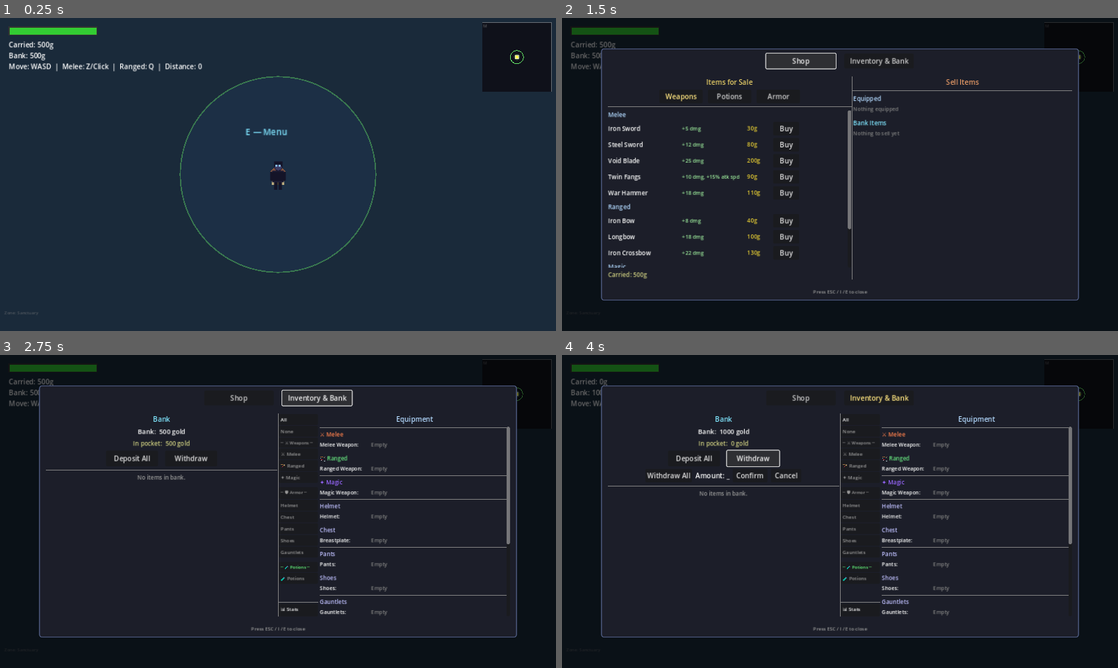
Above: before the commit, frames 1-4 (two rows, left to right).
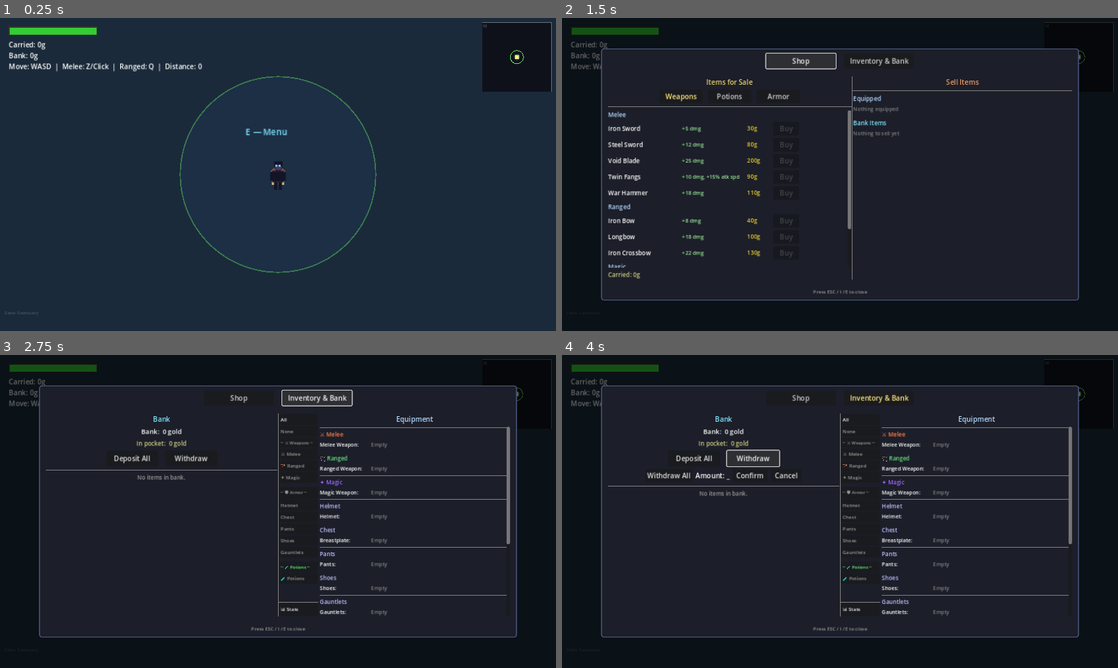
Above: after the commit, the same moments.

Repository: cbradshaw11/game-concept
Game: Godot game, scene res://scenes/world/world_scene.tscn
The game is run twice, just before and just after one commit, with the same random seed, the same clock (stepped at 60 frames per second) and the same inputs.
Inputs (mouse positions are in pixels of both pictures, inside the frame that each line leads up to):
- Up to frame 1 (0.25 s): no input
- Up to frame 2 (1.5 s): tap Enter at 0.5 s; move the mouse to (962, 158) at 0.52 s; hold Right (ui_right) 0.53-1.25 s; hold F 0.53-1.25 s; tap E (interact) at 0.6 s; click (962, 158) at 0.67 s; click "Shop" at 1.25 s
- Up to frame 3 (2.75 s): click "Inventory & Bank" at 2 s
- Up to frame 4 (4 s): click "Deposit All" at 2.75 s; click "Withdraw" at 3.5 s

The runs differ from the first frame. In frame 1, less than 0.1% of the frame differs, in the area x 5-10%, y 7-14%; in frame 2, 0.3%, in the area x 5-42%, y 7-84%; in frame 3, 0.2%; in frame 4, 0.1%.

Commit message:
feat: ring gate system — locked rings, key drops, gate unlock
Two gates (inner at 1200px, mid at 2000px) act as physical walls
blocking outward movement. Enemies in inner/mid zones have 8% chance
to drop a key. Player finds the gate node (north of each ring) and
presses F to unlock with the matching key. Once unlocked, the wall
crumbles permanently. Gates appear on minimap when explored. Removed
DEV starter gold.

Co-Authored-By: Claude Opus 4.6 (1M context) <noreply@anthropic.com>

Diff:
--- a/game/scenes/world/world_scene.gd
+++ b/game/scenes/world/world_scene.gd
@@ -29,6 +29,12 @@
 var speed_buff_timer: float = 0.0
 
 const HOME_POS := Vector2.ZERO
+
+# Ring gate system
+var held_keys: Array[String] = []
+var inner_gate_node: Node2D = null
+var mid_gate_node: Node2D = null
+var _f_was_pressed: bool = false
 
 # Zone colors
 var zone_colors := {
@@ -82,9 +88,6 @@
 	zone_label.add_theme_color_override("font_color", Color(0.5, 0.5, 0.5, 0.5))
 	_update_hud()
 	target_bg_color = zone_colors["sanctuary"]
-	# DEV: start with gold for testing the shop/menu
-	_inv().add_carried_gold(500)
-	_inv().bank_gold = 500
 	current_bg_color = target_bg_color
 	player.position = HOME_POS
 
@@ -103,6 +106,7 @@
 	_handle_sanctuary_regen(delta)
 	_handle_spawning(delta)
 	_handle_hub_interaction()
+	_handle_gate_interaction()
 	_handle_potion_input()
 	_tick_speed_buff(delta)
 	# Update distance as 2D from home
@@ -270,7 +274,7 @@
 
 func _on_enemy_killed(enemy: Node2D) -> void:
 	enemy.set_meta("alive", false)
-	# Drop loot
+	# Drop loot — gold
 	var gold: int = randi_range(5, 20)
 	var loot := Node2D.new()
 	loot.position = enemy.position
@@ -287,6 +291,32 @@
 	loot.add_child(lbl)
 	loot_container.add_child(loot)
 	loot_drops.append(loot)
+	# Key drop — 8% chance from inner/mid zone enemies
+	var enemy_zone: String = enemy.get_meta("zone", "")
+	var key_id := ""
+	if enemy_zone == "inner" and _wm().is_ring_locked("inner_gate"):
+		key_id = "inner_gate"
+	elif enemy_zone == "mid" and _wm().is_ring_locked("mid_gate"):
+		key_id = "mid_gate"
+	if key_id != "" and randf() < 0.08:
+		var key_loot := Node2D.new()
+		key_loot.position = enemy.position + Vector2(20, 0)
+		key_loot.set_meta("gold", 0)
+		key_loot.set_meta("key_id", key_id)
+		var key_rect := ColorRect.new()
+		key_rect.size = Vector2(16, 16)
+		key_rect.position = Vector2(-8, -8)
+		key_rect.color = Color(1.0, 0.85, 0.1)
+		key_loot.add_child(key_rect)
+		var key_lbl := Label.new()
+		var key_name: String = "Inner Key" if key_id == "inner_gate" else "Mid Key"
+		key_lbl.text = key_name
+		key_lbl.position = Vector2(-20, -28)
+		key_lbl.add_theme_font_size_override("font_size", 10)
+		key_lbl.add_theme_color_override("font_color", Color(1.0, 0.85, 0.1))
+		key_loot.add_child(key_lbl)
+		loot_container.add_child(key_loot)
+		loot_drops.append(key_loot)
 	# Fade out and remove enemy
 	var tw := create_tween()
 	tw.tween_property(enemy, "modulate:a", 0.0, 0.3)
@@ -319,6 +349,13 @@
 		var dist_from_home: float = player.position.distance_to(HOME_POS)
 		if dist_from_home > world_edge:
 			player.position = HOME_POS + (player.position - HOME_POS).normalized() * world_edge
+		# Ring gate walls — locked gates block passage outward
+		for gate_id in ["inner_gate", "mid_gate"]:
+			if _wm().is_ring_locked(gate_id):
+				var gate_r: float = _wm().get_gate_radius(gate_id)
+				var d: float = player.position.distance_to(HOME_POS)
+				if d > gate_r:
+					player.position = HOME_POS + (player.position - HOME_POS).normalized() * (gate_r - 5.0)
 
 func _update_background(delta: float) -> void:
 	current_bg_color = current_bg_color.lerp(target_bg_color, delta * 3.0)
@@ -453,8 +490,15 @@
 			loot_drops.remove_at(i)
 			continue
 		if player.position.distance_to(loot.position) < 40.0:
-			var gold: int = loot.get_meta("gold", 0)
-			_inv().add_carried_gold(gold)
+			if loot.has_meta("key_id"):
+				var kid: String = loot.get_meta("key_id")
+				if kid not in held_keys:
+					held_keys.append(kid)
+				var key_name: String = "Inner Key" if kid == "inner_gate" else "Mid Key"
+				_show_floating_text("Found %s!" % key_name, player.position, Color(1.0, 0.85, 0.1))
+			else:
+				var gold: int = loot.get_meta("gold", 0)
+				_inv().add_carried_gold(gold)
 			loot.queue_free()
 			loot_drops.remove_at(i)
 
@@ -580,6 +624,9 @@
 	_add_ring_outline(1200.0, Color(0.6, 0.8, 0.3, 0.3))  # inner ring
 	_add_ring_outline(2000.0, Color(0.9, 0.7, 0.2, 0.3))  # mid ring
 	_add_ring_outline(4000.0, Color(0.9, 0.2, 0.2, 0.3))  # outer ring
+	# Gate nodes at ring boundaries
+	inner_gate_node = _create_gate_node("inner_gate", _wm().MID_START)
+	mid_gate_node = _create_gate_node("mid_gate", _wm().OUTER_START)
 
 func _add_ring_outline(radius: float, color: Color) -> void:
 	var line := Line2D.new()
@@ -590,6 +637,112 @@
 		var angle: float = TAU * float(i) / float(point_count)
 		line.add_point(Vector2(cos(angle), sin(angle)) * radius)
 	zone_markers.add_child(line)
+
+func _create_gate_node(gate_id: String, radius: float) -> Node2D:
+	var gate := Node2D.new()
+	gate.name = gate_id
+	gate.position = HOME_POS + Vector2(0, -radius)  # north of home
+	# Gate body
+	var body := ColorRect.new()
+	body.name = "Body"
+	body.size = Vector2(20, 12)
+	body.position = Vector2(-10, -6)
+	body.color = Color(0.7, 0.6, 0.3, 0.9)
+	gate.add_child(body)
+	# Label
+	var lbl := Label.new()
+	lbl.name = "GateLabel"
+	lbl.text = "[ Gate ]"
+	lbl.position = Vector2(-24, -24)
+	lbl.add_theme_font_size_override("font_size", 10)
+	lbl.add_theme_color_override("font_color", Color(0.7, 0.6, 0.3, 0.9))
+	gate.add_child(lbl)
+	zone_markers.add_child(gate)
+	return gate
+
+func _update_gate_visual(gate_node: Node2D, gate_id: String) -> void:
+	if gate_node == null:
+		return
+	var body: ColorRect = gate_node.get_node_or_null("Body")
+	var lbl: Label = gate_node.get_node_or_null("GateLabel")
+	if _wm().is_ring_locked(gate_id):
+		if body:
+			body.color = Color(0.7, 0.6, 0.3, 0.9)
+		if lbl:
+			lbl.text = "[ Gate ]"
+			lbl.add_theme_color_override("font_color", Color(0.7, 0.6, 0.3, 0.9))
+	else:
+		if body:
+			body.color = Color(0.3, 0.3, 0.3, 0.3)
+		if lbl:
+			lbl.text = "[ Open ]"
+			lbl.add_theme_color_override("font_color", Color(0.3, 0.3, 0.3, 0.3))
+
+func _handle_gate_interaction() -> void:
+	if _is_menu_open():
+		return
+	var gate_prompt: Node = get_node_or_null("GatePrompt")
+	var show_prompt := false
+	var prompt_text := ""
+	var prompt_pos := Vector2.ZERO
+	var gates := {"inner_gate": inner_gate_node, "mid_gate": mid_gate_node}
+	var f_now: bool = Input.is_key_pressed(KEY_F)
+	for gate_id in gates:
+		var gate_node: Node2D = gates[gate_id]
+		if gate_node == null:
+			continue
+		if not _wm().is_ring_locked(gate_id):
+			continue
+		var dist: float = player.position.distance_to(gate_node.position)
+		if dist < 60.0:
+			show_prompt = true
+			prompt_pos = gate_node.position + Vector2(-80, -45)
+			if gate_id in held_keys:
+				prompt_text = "F — Unlock (key ready)"
+				if f_now and not _f_was_pressed:
+					_unlock_gate(gate_id, gate_node)
+			else:
+				prompt_text = "F — Locked (no key)"
+	_f_was_pressed = f_now
+	if show_prompt:
+		if gate_prompt == null:
+			var lbl := Label.new()
+			lbl.name = "GatePrompt"
+			lbl.add_theme_font_size_override("font_size", 12)
+			lbl.add_theme_color_override("font_color", Color(1.0, 0.85, 0.1))
+			lbl.z_index = 10
+			add_child(lbl)
+			gate_prompt = lbl
+		(gate_prompt as Label).text = prompt_text
+		(gate_prompt as Label).position = prompt_pos
+		gate_prompt.visible = true
+	elif gate_prompt != null:
+		gate_prompt.visible = false
+
+func _unlock_gate(gate_id: String, gate_node: Node2D) -> void:
+	_wm().unlock_ring(gate_id)
+	held_keys.erase(gate_id)
+	# Flash white then update to open visual
+	var body: ColorRect = gate_node.get_node_or_null("Body")
+	if body:
+		body.color = Color(1.0, 1.0, 1.0, 1.0)
+		var tw := create_tween()
+		tw.tween_property(body, "color", Color(0.3, 0.3, 0.3, 0.3), 0.5)
+	_update_gate_visual(gate_node, gate_id)
+	var gate_name: String = "Inner Ring" if gate_id == "inner_gate" else "Mid Ring"
+	_show_floating_text("%s unlocked!" % gate_name, player.position, Color(1.0, 0.85, 0.1))
+
+func _show_floating_text(text: String, pos: Vector2, color: Color) -> void:
+	var lbl := Label.new()
+	lbl.text = text
+	lbl.position = pos + Vector2(-40, -60)
+	lbl.add_theme_font_size_override("font_size", 14)
+	lbl.add_theme_color_override("font_color", color)
+	add_child(lbl)
+	var tw := create_tween()
+	tw.tween_property(lbl, "position", lbl.position + Vector2(0, -30), 1.0)
+	tw.parallel().tween_property(lbl, "modulate:a", 0.0, 1.0)
+	tw.tween_callback(lbl.queue_free)
 
 func _setup_home_icon() -> void:
 	# House base — filled square
@@ -745,7 +898,26 @@
 	var home_ring_r: float = 150.0 * scale_factor
 	control.draw_arc(ring_center, home_ring_r, 0.0, TAU, 60, Color(0.4, 0.9, 0.4, 0.7), 1.5)
 
-	# Step 5: Player dot — always at center
+	# Step 5: Gate markers on minimap
+	var gate_defs := {"inner_gate": inner_gate_node, "mid_gate": mid_gate_node}
+	for gate_id in gate_defs:
+		var gate_node: Node2D = gate_defs[gate_id]
+		if gate_node == null:
+			continue
+		if not _wm().is_ring_locked(gate_id):
+			continue
+		var gate_map: Vector2 = (gate_node.position - cam_origin) * scale_factor + center
+		if gate_map.x >= -4 and gate_map.x <= map_size + 4 and gate_map.y >= -4 and gate_map.y <= map_size + 4:
+			# Only show if explored nearby
+			var gate_visible := false
+			for exp_pos in explored_positions:
+				if exp_pos.distance_squared_to(gate_node.position) < 120000.0:
+					gate_visible = true
+					break
+			if gate_visible:
+				control.draw_rect(Rect2(gate_map - Vector2(2, 2), Vector2(4, 4)), Color(1.0, 0.85, 0.1, 0.9))
+
+	# Step 6: Player dot — always at center
 	var dot_r: float = 3.5 * (map_size / 160.0)
 	control.draw_circle(center, dot_r, Color(1.0, 1.0, 0.3, 1.0))
 
--- a/game/scripts/systems/world_manager.gd
+++ b/game/scripts/systems/world_manager.gd
@@ -23,6 +23,24 @@
 
 var current_zone: String = "sanctuary"
 
+# Ring gate lock state — only inner_gate (at MID_START) and mid_gate (at OUTER_START)
+var rings_unlocked: Dictionary = { "inner_gate": false, "mid_gate": false }
+
+func unlock_ring(gate_id: String) -> void:
+	rings_unlocked[gate_id] = true
+
+func is_ring_locked(gate_id: String) -> bool:
+	return not rings_unlocked.get(gate_id, false)
+
+func get_gate_radius(gate_id: String) -> float:
+	match gate_id:
+		"inner_gate":
+			return MID_START
+		"mid_gate":
+			return OUTER_START
+		_:
+			return 0.0
+
 func get_zone_for_distance(d: float) -> String:
 	if d >= OUTER_START:
 		return "outer"
